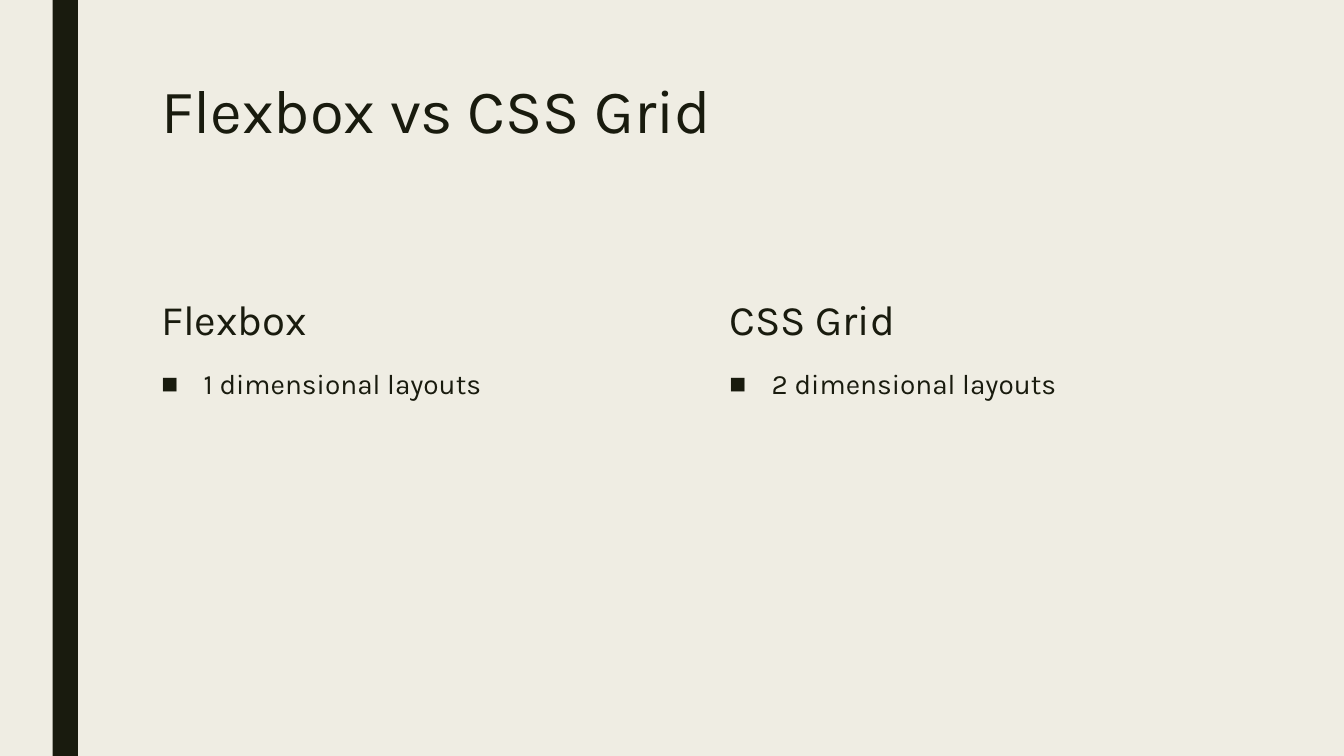
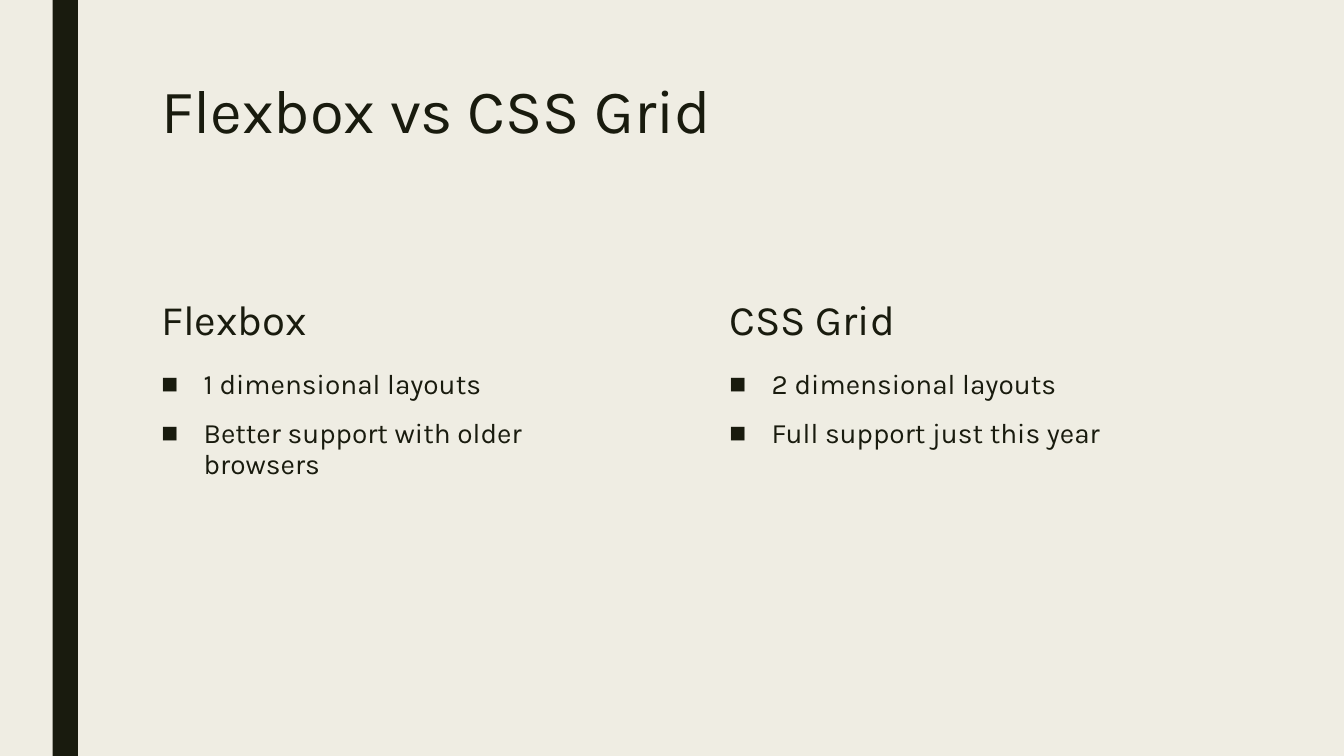
Before and after one commit to shellwe/Flexbox_Grid, a slide deck: slide 4 of Flexbox and Grid.pptx. Drawn at 1344x756 pixels with LibreOffice and Linux fonts; fonts in the diff are those of the drawing. Boxes give left, top, right and bottom in pixels: in the first picture for what was removed or moved away, otherwise in the second. Text is boxed around its words. In the diff, an @@ line names an element or a change of style, - is before the commit and + after.

Commit message:
Updated powerpoint

```diff
--- a/Flexbox and Grid.pptx
+++ b/Flexbox and Grid.pptx
@@ text at bbox=[204, 423, 521, 475]: paragraph added @@
+■ Better support with older browsers
@@ text at bbox=[772, 423, 1100, 450]: paragraph added @@
+■ Full support just this year
```
Also in this commit, not shown: 2 other slides changed.
